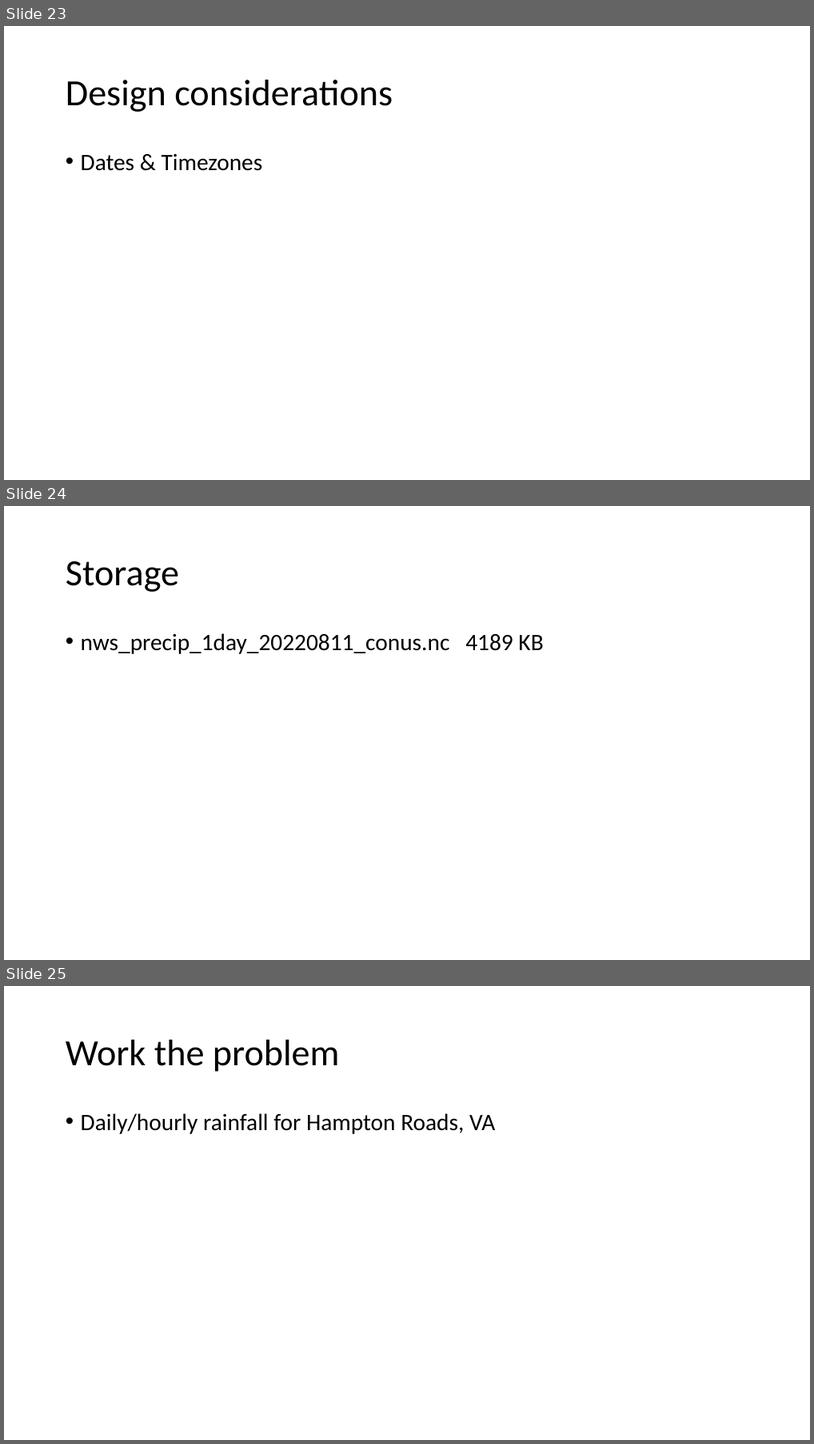
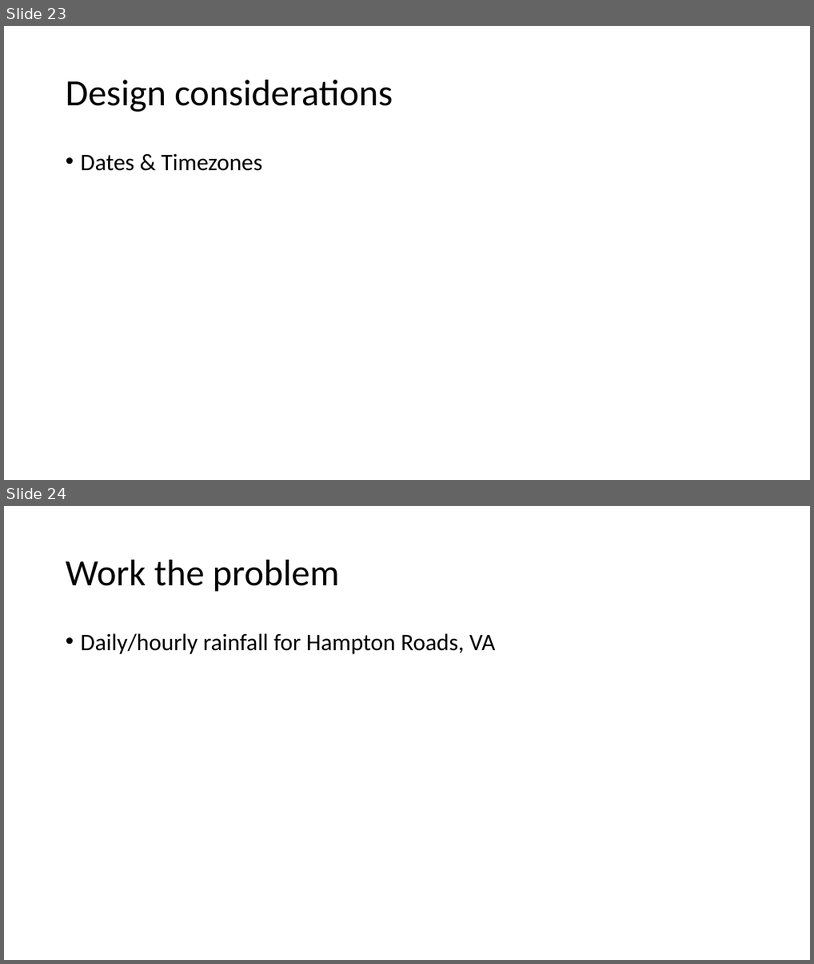
Before and after one commit to billinkc/presentations, a slide deck: IntegratingWeatherData/IntegratingWeatherData.pptx. Shown one above the other, each under a label of ours: slides 23, 24 and 25 before the commit, slides 23 and 24 after it. The pictures are 814x1444 and 814x964 pixels, drawn with LibreOffice and Linux fonts; fonts in the diff are those of the drawing. Boxes give left, top, right and bottom in pixels: in the first picture for what was removed or moved away, otherwise in the second. Text is boxed around its words. In the diff, an @@ line names an element or a change of style, - is before the commit and + after.

```diff
--- a/IntegratingWeatherData/IntegratingWeatherData.pptx
+++ b/IntegratingWeatherData/IntegratingWeatherData.pptx
@@ slide 24 removed at box(4, 506, 810, 960), background #FFFFFF @@
@@ title removed at box(66, 561, 179, 592) @@
-Storage
@@ text removed at box(81, 633, 543, 654) @@
-• nws_precip_1day_20220811_conus.nc 4189 KB
@@ what was slide 25 is now slide 24 @@
```
Also in this commit, not shown: 4 slides changed, 1 slide added, 8 other files.
